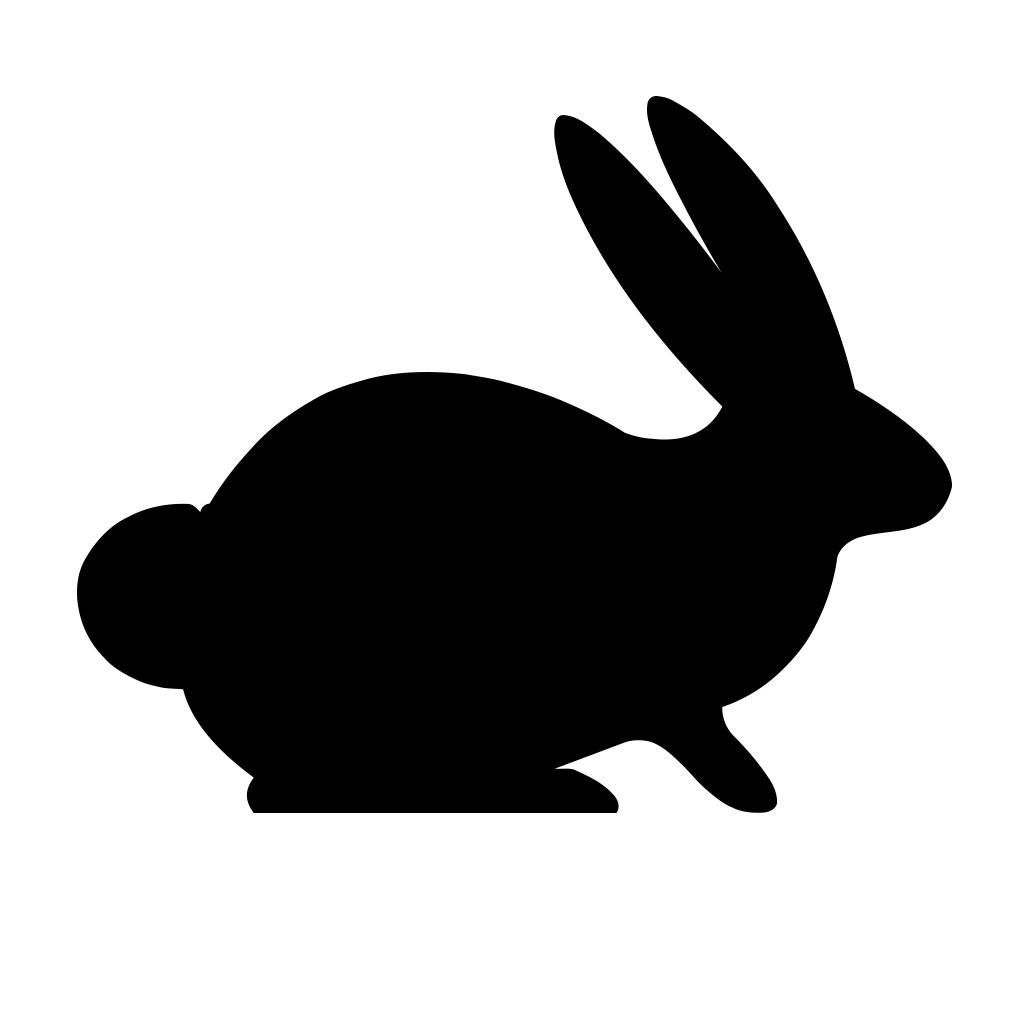
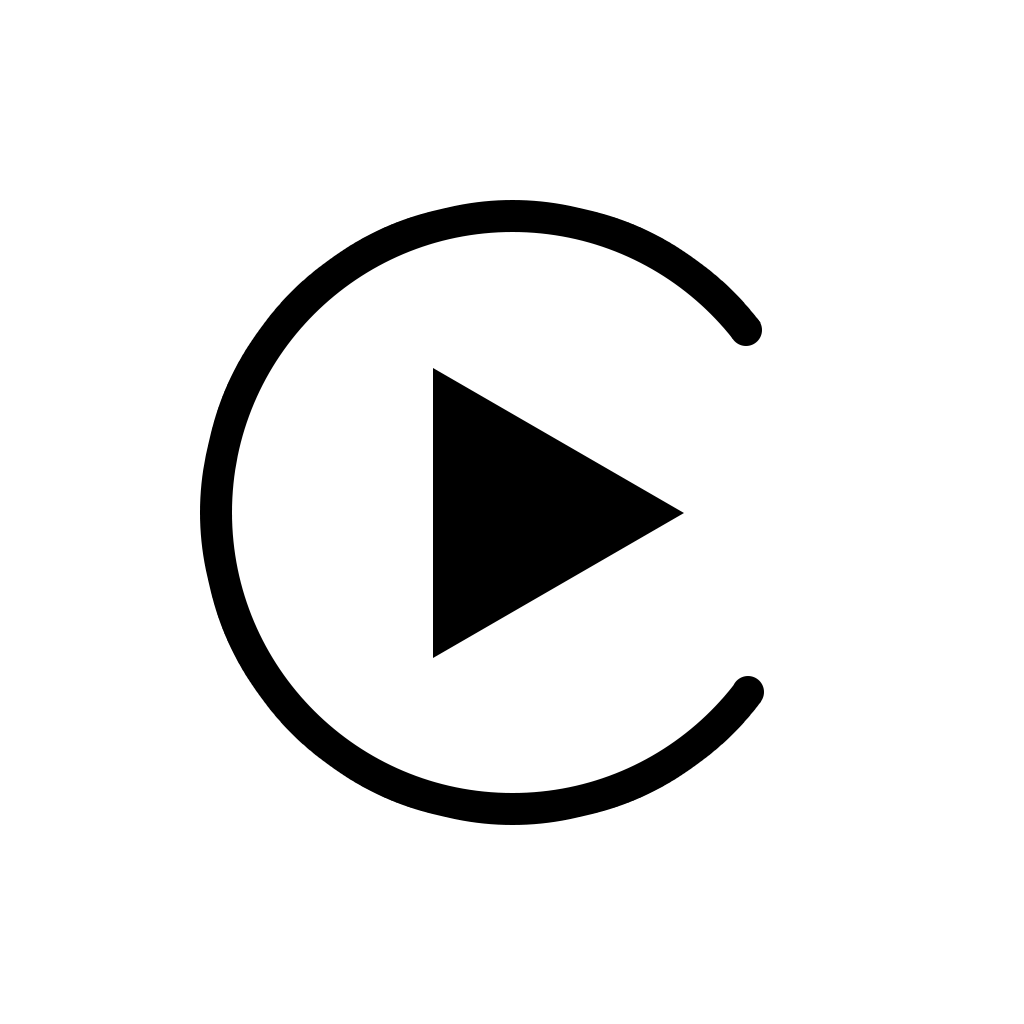
Two versions of the same layered image (1024×1024). Layer-by-layer changes:
added layer "Ellipse 1" above "Ellipse 2 copy" over <box>199,199,762,825</box>
added layer "Ellipse 2 copy" above "Ellipse 2" over <box>732,676,764,708</box>
added layer "Ellipse 2" above "Polygon 1" over <box>730,314,762,346</box>
added layer "Polygon 1" above "Vector Smart Object" over <box>433,368,684,658</box>
hid "Vector Smart Object" over <box>77,96,952,813</box>
